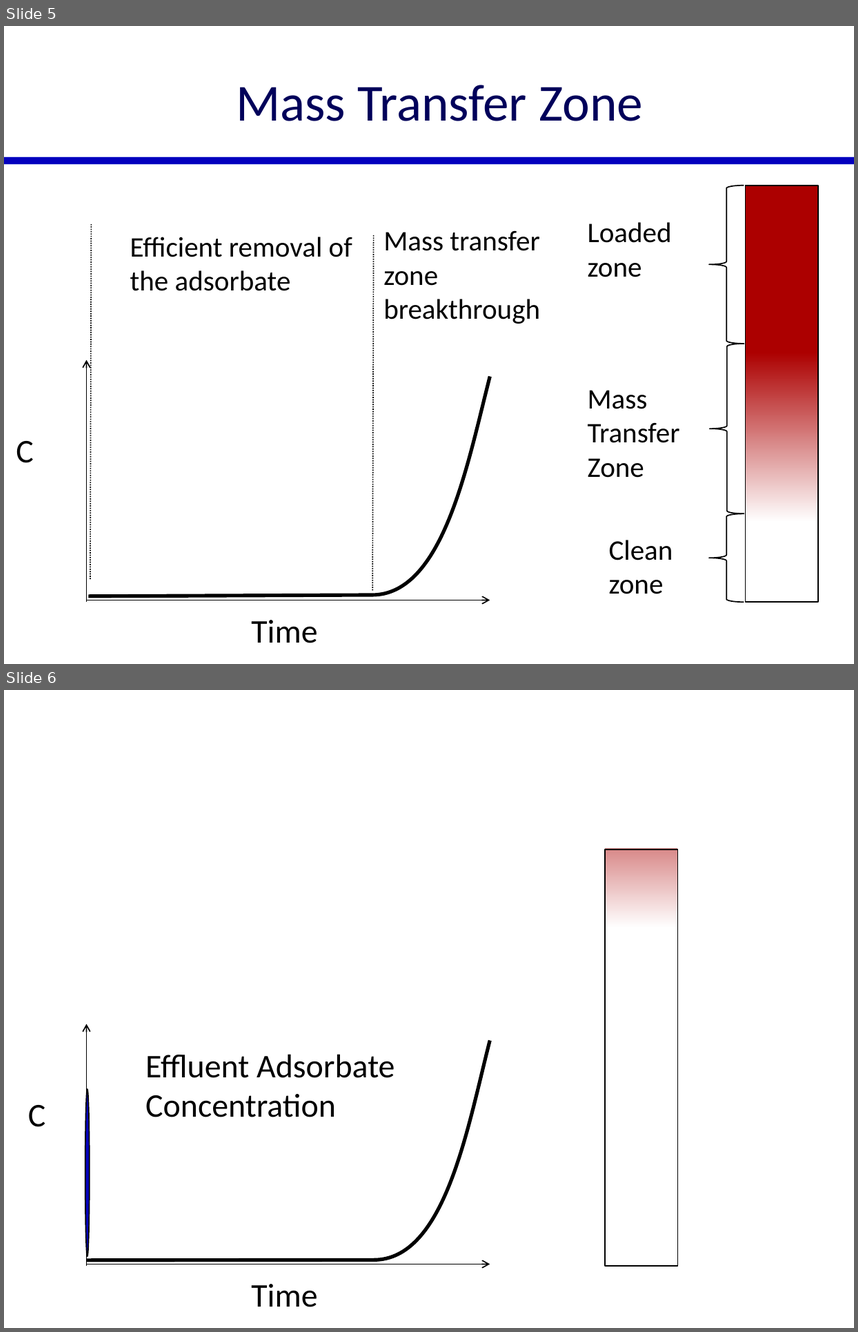
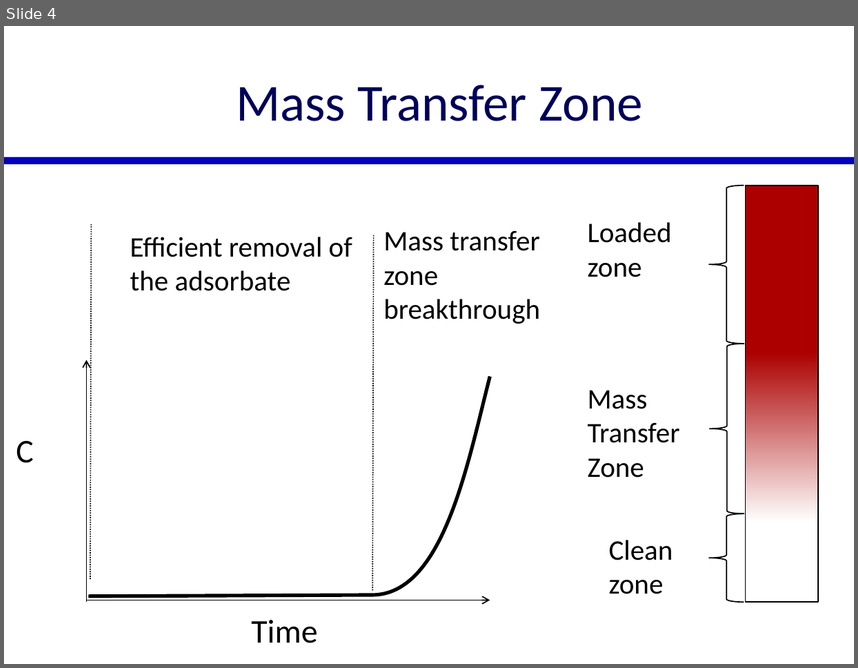
Before and after one commit to monroews/CEE4530, a slide deck: website/pptx/Adsorption.pptx. Shown one above the other, each under a label of ours: slides 5 and 6 before the commit, slide 4 after it. The pictures are 858x1332 and 858x668 pixels, drawn with LibreOffice and Linux fonts; fonts in the diff are those of the drawing. Boxes give left, top, right and bottom in pixels: in the first picture for what was removed or moved away, otherwise in the second. Text is boxed around its words. In the diff, an @@ line names an element or a change of style, - is before the commit and + after.

```diff
--- a/website/pptx/Adsorption.pptx
+++ b/website/pptx/Adsorption.pptx
@@ slide 6 removed at (4,690,854,1328), background #FFFFFF @@
@@ rectangle removed at (586,690,715,847) @@
@@ rectangle removed at (605,690,678,758) @@
@@ rectangle removed at (605,758,678,928) @@
@@ rectangle removed at (605,849,678,1265) @@
@@ arrow removed from (87, 1265) to (87, 1024) @@
@@ freeform shape removed at (87,1041,489,1259) @@
@@ text removed at (145,1054,395,1117) @@
-Effluent Adsorbate Concentration
@@ ellipse removed at (85,1089,90,1256) @@
@@ text removed at (28,1105,46,1127) @@
-C
@@ arrow removed from (87, 1264) to (490, 1264) @@
@@ text removed at (251,1283,317,1307) @@
-Time
@@ what was slide 5 is now slide 4 @@
```
Also in this commit, not shown: 2 slides changed, 1 slide added, 2 other slides removed.
